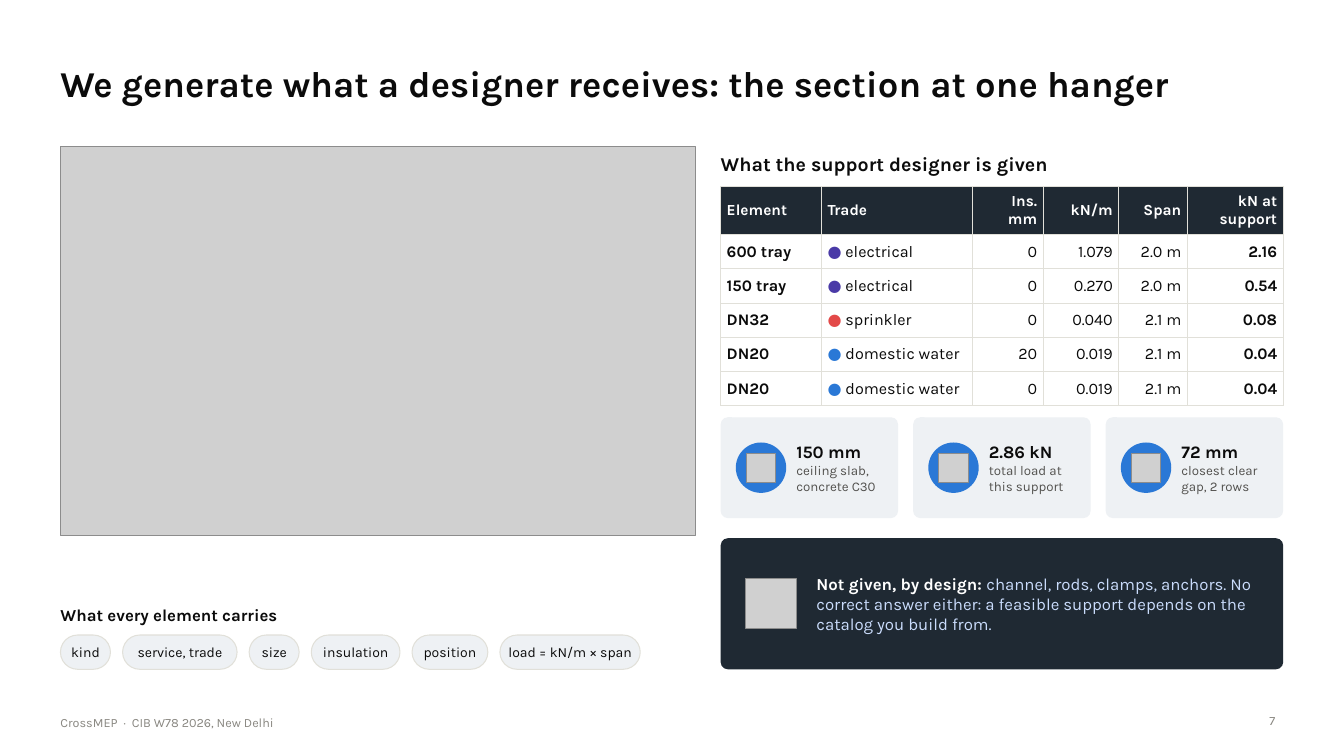
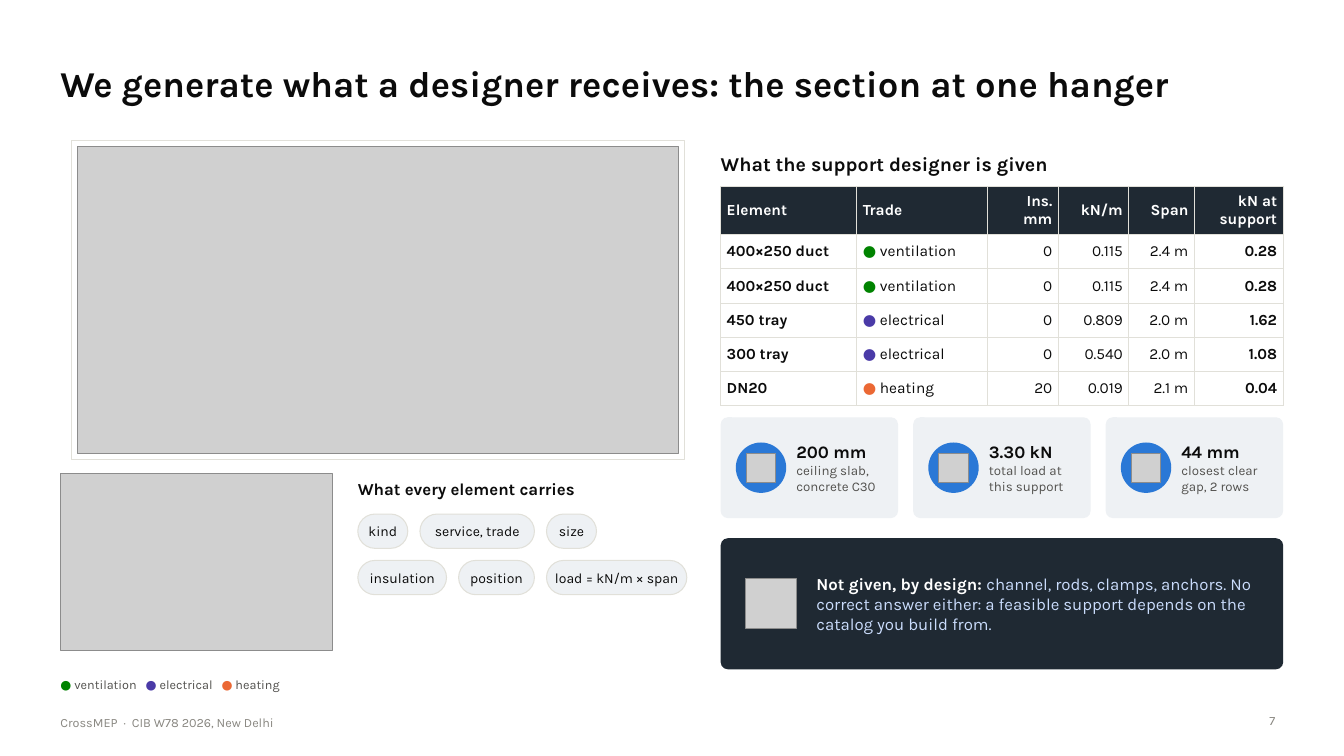
Before and after one commit to lavinia-ped/CrossMEP_Dataset, a slide deck: slide 7 of docs/CrossMEP_CIBW78_talk.pptx. Drawn at 1344x756 pixels with LibreOffice and Linux fonts; fonts in the diff are those of the drawing; grey boxes stand for pictures. Boxes give left, top, right and bottom in pixels: in the first picture for what was removed or moved away, otherwise in the second. Text is boxed around its words. In the diff, an @@ line names an element or a change of style, - is before the commit and + after.

Commit message:
Talk and studio: slides 7 and 8 show studio sections (sheet and 3D); the 3D view is grey, cut at the plane, with the section face in the trade colour

```diff
--- a/docs/CrossMEP_CIBW78_talk.pptx
+++ b/docs/CrossMEP_CIBW78_talk.pptx
@@ rectangle added at (x1=72, y1=140, x2=686, y2=460), outline #E1E0D9 0.75 pt @@
@@ picture resized from (x1=60, y1=146, x2=696, y2=535) to (x1=78, y1=146, x2=680, y2=454) @@
@@ table at (x1=721, y1=187, x2=1284, y2=401) @@
-row 2: 600 tray | ● electrical | 0 | 1.079 | 2.0 m | 2.16
+row 2: 400×250 duct | ● ventilation | 0 | 0.115 | 2.4 m | 0.28
-row 3: 150 tray | ● electrical | 0 | 0.270 | 2.0 m | 0.54
+row 3: 400×250 duct | ● ventilation | 0 | 0.115 | 2.4 m | 0.28
-row 4: DN32 | ● sprinkler | 0 | 0.040 | 2.1 m | 0.08
+row 4: 450 tray | ● electrical | 0 | 0.809 | 2.0 m | 1.62
-row 5: DN20 | ● domestic water | 20 | 0.019 | 2.1 m | 0.04
+row 5: 300 tray | ● electrical | 0 | 0.540 | 2.0 m | 1.08
-row 6, column 2: ● domestic water
+row 6, column 2: ● heating
-row 6, column 3: 0
+row 6, column 3: 20
@@ size 11.5 to 11 pt in "0", "0", "0", "DN20" and 3 more places @@
@@ text at (x1=796, y1=446, x2=866, y2=459): text changed @@
-150 mm
+200 mm
@@ text at (x1=989, y1=446, x2=1053, y2=459): text changed @@
-2.86 kN
+3.30 kN
@@ text at (x1=1181, y1=446, x2=1240, y2=458): text changed @@
-72 mm
+44 mm
@@ picture added at (x1=60, y1=474, x2=333, y2=650) @@
@@ text "What every element carries" moved from (x1=60, y1=609, x2=277, y2=626) to (x1=358, y1=483, x2=575, y2=499) @@
@@ text "kind" moved from (x1=71, y1=647, x2=100, y2=657) to (x1=368, y1=526, x2=397, y2=536) @@
@@ rounded rectangle moved from (x1=249, y1=635, x2=299, y2=669) to (x1=358, y1=514, x2=408, y2=548) @@
@@ 2 texts, 1 rounded rectangle moved together from (x1=123, y1=635, x2=287, y2=669) to (x1=420, y1=514, x2=584, y2=548) @@
@@ rounded rectangle moved from (x1=60, y1=635, x2=111, y2=669) to (x1=546, y1=514, x2=597, y2=548) @@
@@ 3 texts, 3 rounded rectangles moved together from (x1=312, y1=635, x2=640, y2=669) to (x1=358, y1=561, x2=687, y2=595) @@
@@ text added at (x1=74, y1=680, x2=279, y2=692), 9 pt, text #52514E @@
+● ventilation ● electrical ● heating
```
Also in this commit, not shown: 1 other slide changed, 17 other files.
